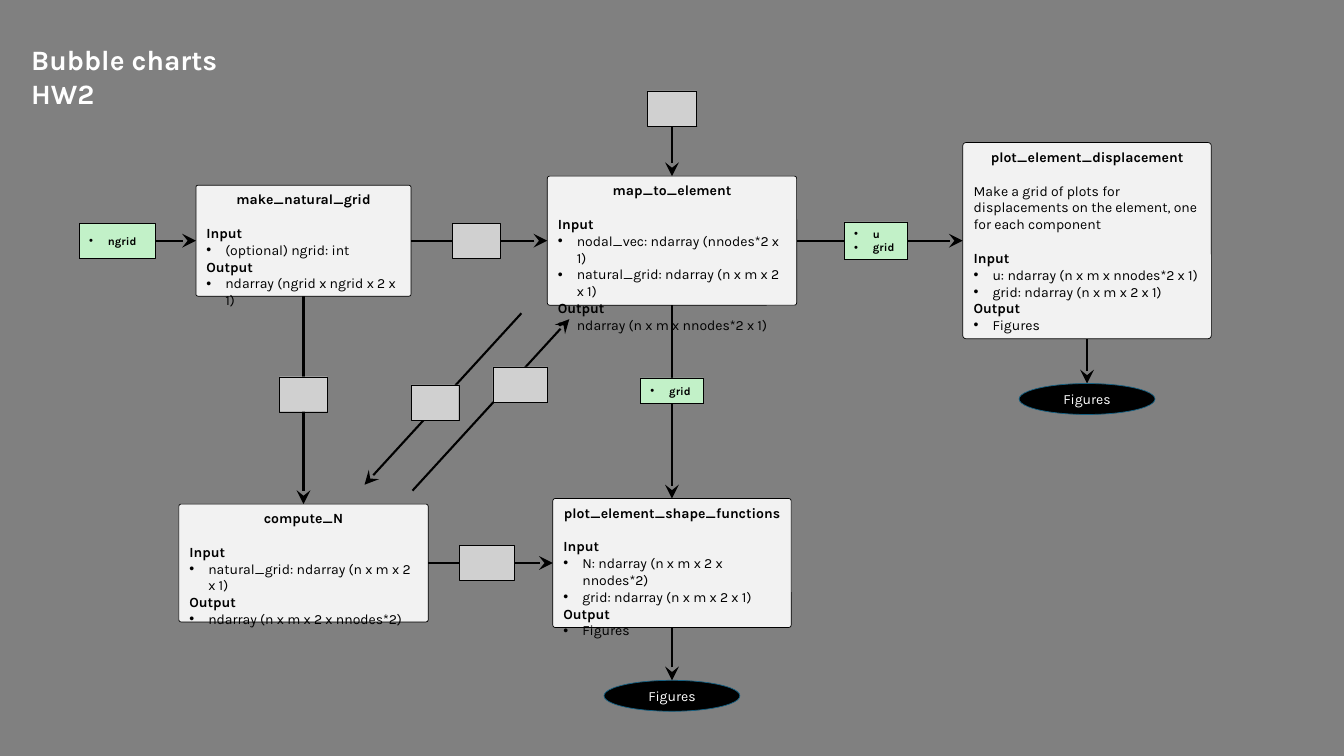
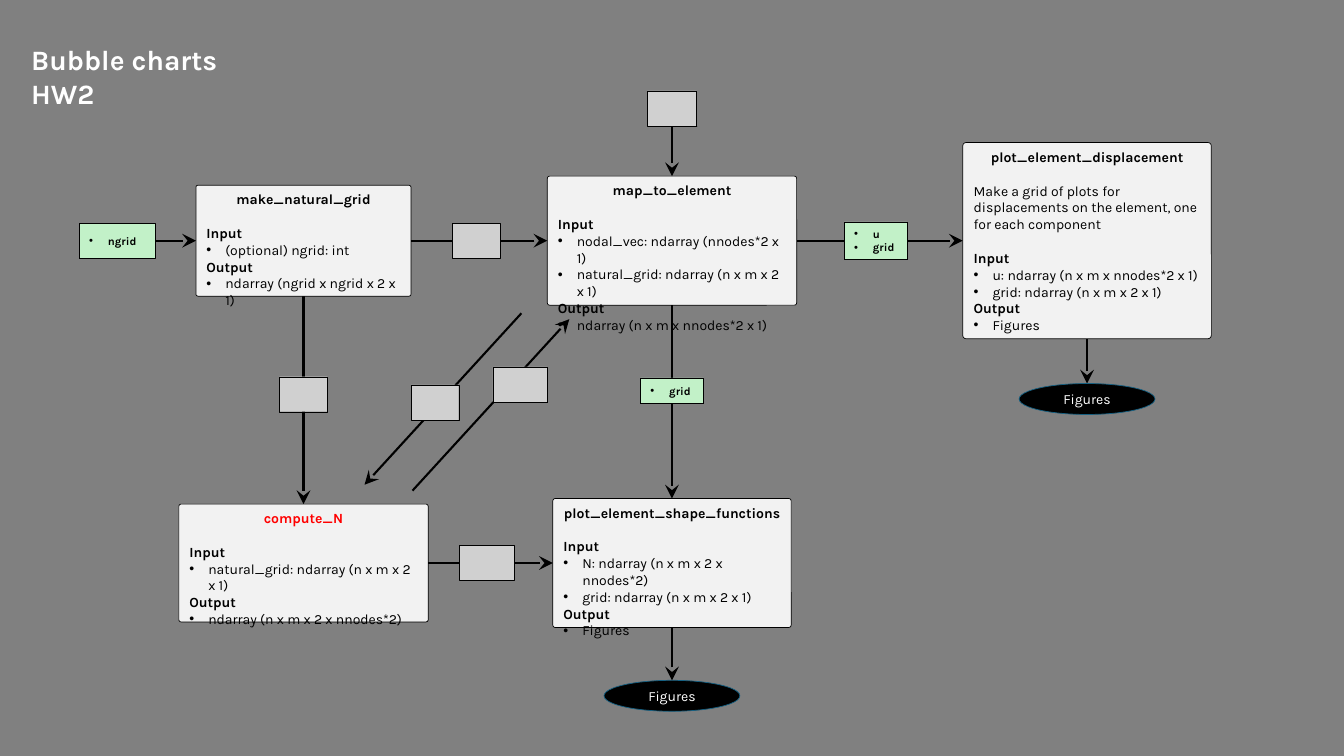
Before and after one commit to mnolaya/theory-of-fea, a slide deck: slide 4 of homeworks/hw_flowcharts.pptx. Drawn at 1344x756 pixels with LibreOffice and Linux fonts; fonts in the diff are those of the drawing; grey boxes stand for pictures. Boxes give left, top, right and bottom in pixels: in the first picture for what was removed or moved away, otherwise in the second. Text is boxed around its words. In the diff, an @@ line names an element or a change of style, - is before the commit and + after.

```diff
--- a/homeworks/hw_flowcharts.pptx
+++ b/homeworks/hw_flowcharts.pptx
@@ text in rounded rectangle at (264, 514, 343, 527): text colour #000000 to #FF0000 in "compute_N" @@
```
Also in this commit, not shown: 1 other slide changed, 3 slides added, 2 slides removed, 6 other files.
